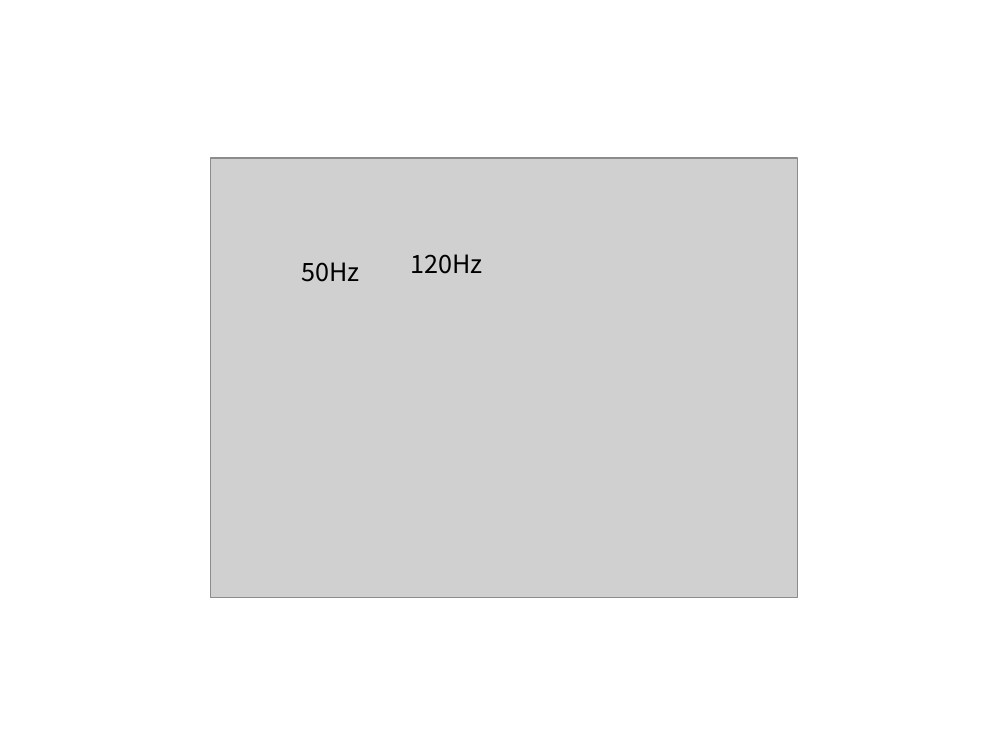
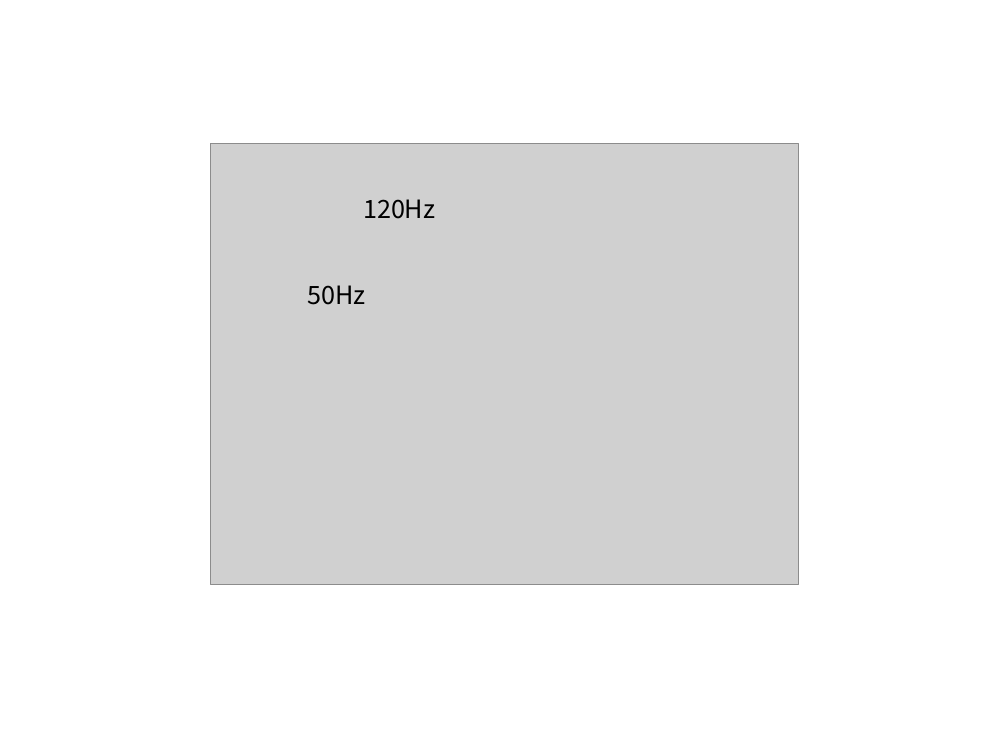
Before and after one commit to answeredbyablemind/answeredbyablemind.github.io, a slide deck: slide 2 of pics/2020-11-08-linear_algebra_and_Fourier_transform/pics.pptx. Drawn at 1008x756 pixels with LibreOffice and Linux fonts; fonts in the diff are those of the drawing; grey boxes stand for pictures. Boxes give left, top, right and bottom in pixels: in the first picture for what was removed or moved away, otherwise in the second. Text is boxed around its words. In the diff, an @@ line names an element or a change of style, - is before the commit and + after.

```diff
--- a/pics/2020-11-08-linear_algebra_and_Fourier_transform/pics.pptx
+++ b/pics/2020-11-08-linear_algebra_and_Fourier_transform/pics.pptx
@@ picture: place and size @@
-picture at <box>211,158,797,598</box>
+picture at <box>211,143,798,585</box>
@@ text "120Hz": place and size @@
-text "120Hz" at <box>411,254,483,274</box>
+text "120Hz" at <box>363,199,435,219</box>
@@ text "50Hz": place and size @@
-text "50Hz" at <box>301,262,359,282</box>
+text "50Hz" at <box>307,285,365,305</box>
```
Also in this commit, not shown: 2 other files.
